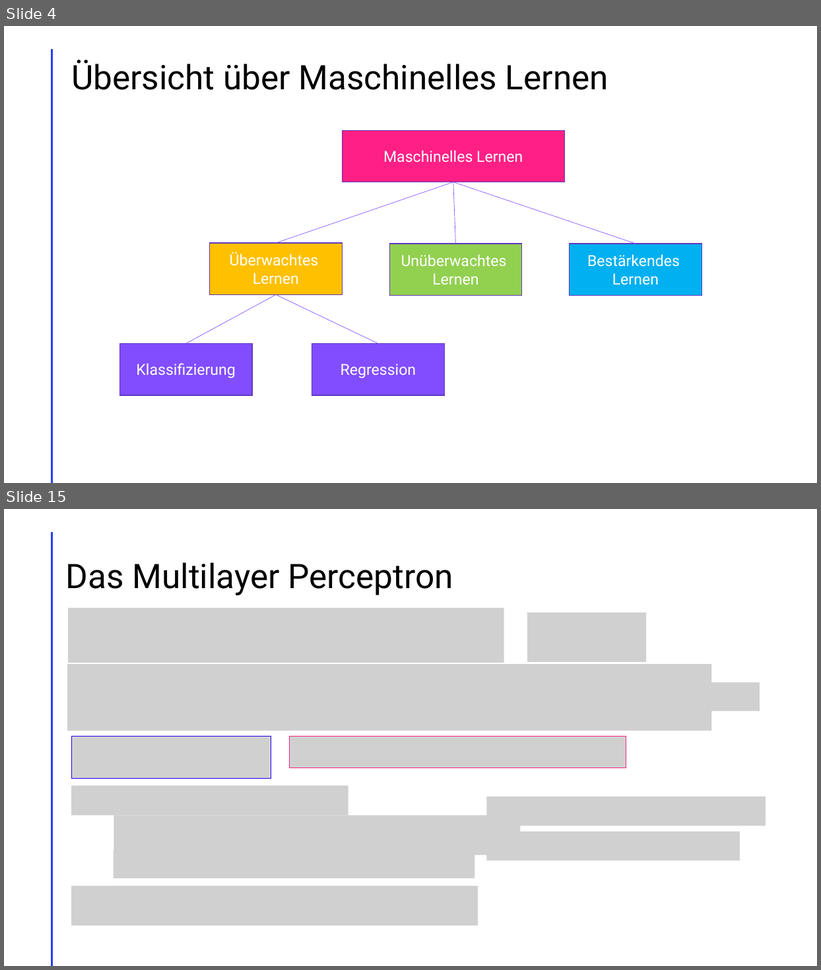
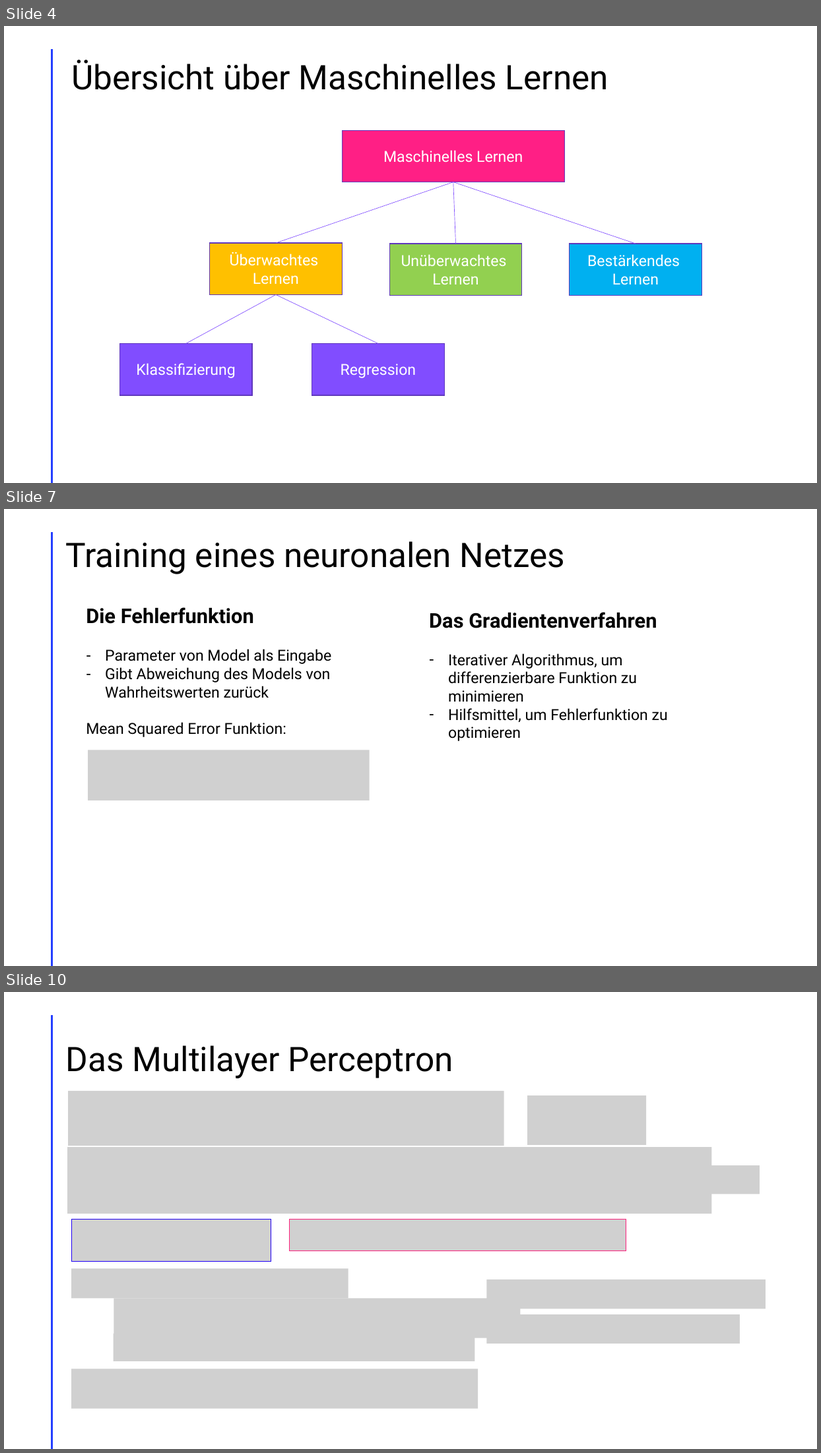
Before and after one commit to LeChummpy/PK, a slide deck: Präsi/präsi (3).pptx. Shown one above the other, each under a label of ours: slides 4 and 15 before the commit, slides 4, 7 and 10 after it; the slides between them are not shown. The pictures are 821x970 and 821x1453 pixels, drawn with LibreOffice and Linux fonts; fonts in the diff are those of the drawing; grey boxes stand for pictures. Boxes give left, top, right and bottom in pixels: in the first picture for what was removed or moved away, otherwise in the second. Text is boxed around its words. In the diff, an @@ line names an element or a change of style, - is before the commit and + after.

```diff
--- a/Präsi/präsi (3).pptx
+++ b/Präsi/präsi (3).pptx
@@ slide 7 added at [4, 509, 817, 966], background #FFFFFF; not listed: 1 template element that a slide beside it also shows @@
@@ title added at [66, 541, 565, 574], 40 pt, text #000000 @@
+Training eines neuronalen Netzes
@@ text added at [86, 607, 331, 737], 18 pt, text #000000 @@
+Die Fehlerfunktion
+– Parameter von Model als Eingabe
+– Gibt Abweichung des Models von
+  Wahrheitswerten zurück
+Mean Squared Error Funktion:
@@ text added at [429, 612, 668, 741], 18 pt, text #000000 @@
+Das Gradientenverfahren
+– Iterativer Algorithmus, um
+  differenzierbare Funktion zu
+  minimieren
+– Hilfsmittel, um Fehlerfunktion zu
+  optimieren
@@ picture added at [88, 750, 370, 801] @@
@@ what was slide 15 is now slide 10 @@
```
Also in this commit, not shown: 11 slides changed, 2 other slides added, 1 other file.
